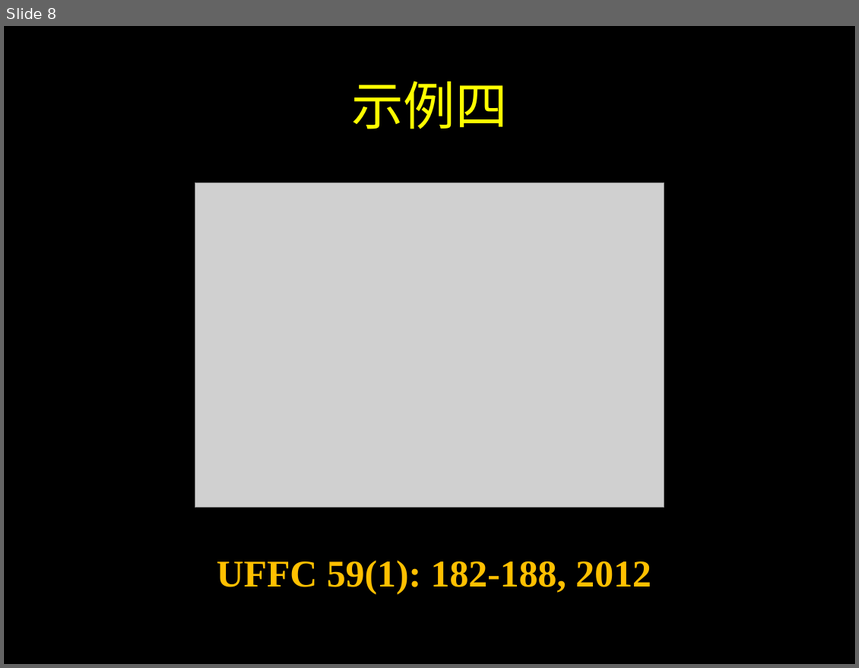
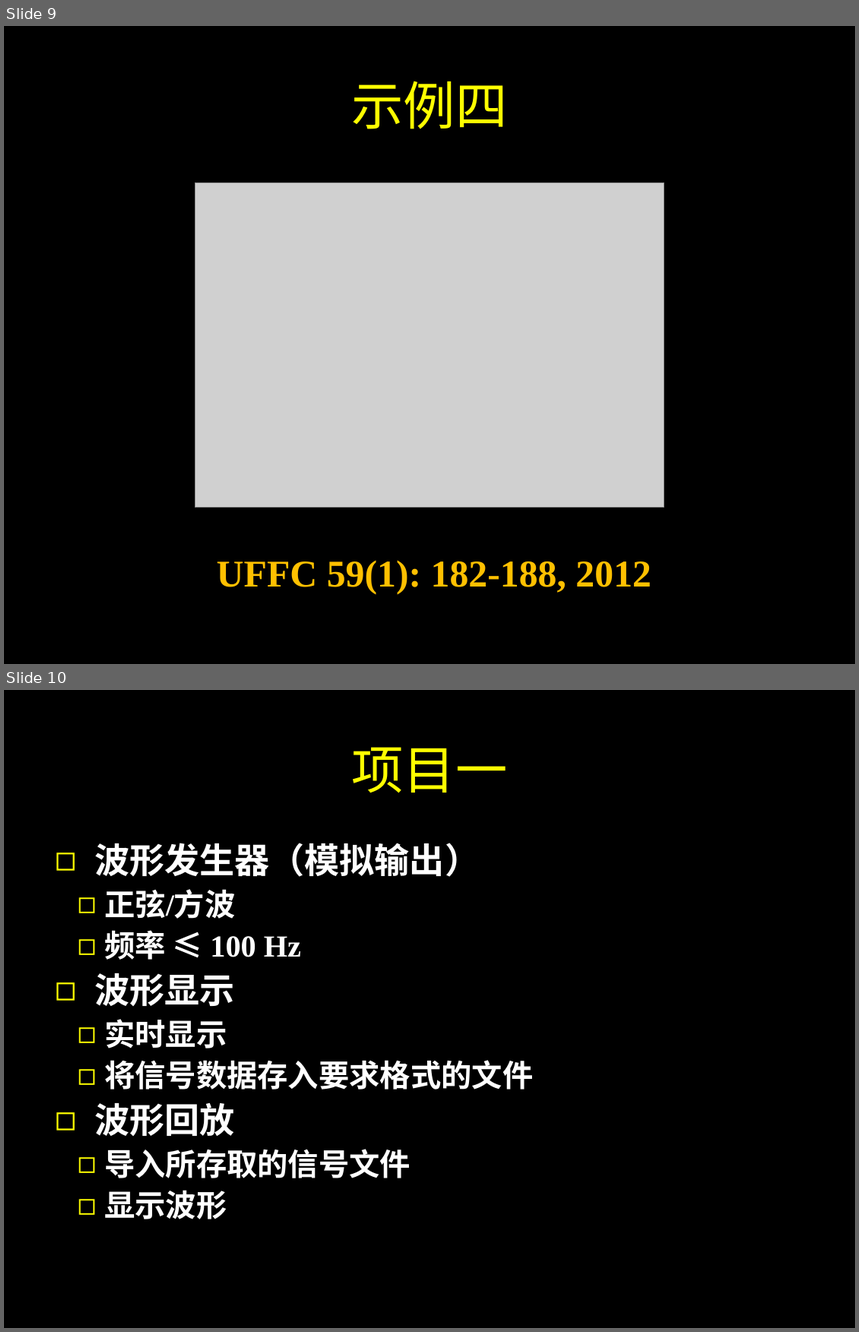
Before and after one commit to SJTUCourse/BI450, a slide deck: Lectures/2017 Fall/Lecture 1/Lecture 1.ppt. Shown one above the other, each under a label of ours: slide 8 before the commit, slides 9 and 10 after it. The pictures are 859x668 and 859x1332 pixels, drawn with LibreOffice and Linux fonts; fonts in the diff are those of the drawing; grey boxes stand for pictures. Boxes give left, top, right and bottom in pixels: in the first picture for what was removed or moved away, otherwise in the second. Text is boxed around its words. In the diff, an @@ line names an element or a change of style, - is before the commit and + after.

Commit message:
更新第一讲和项目一
2017年秋季学期

```diff
--- a/Lectures/2017 Fall/Lecture 1/Lecture 1.ppt
+++ b/Lectures/2017 Fall/Lecture 1/Lecture 1.ppt
@@ slide 10 added at box(4, 690, 855, 1328), background #000000 @@
@@ title added at box(351, 747, 507, 793), 44 pt, text #FFFF00 @@
+项目一
@@ text added at box(94, 843, 533, 1220), 25.9 pt, text #FFFFFF, bold @@
+◻ 波形发生器（模拟输出）
+  ◻ 正弦/方波
+  ◻ 频率 ≤ 100 Hz
+◻ 波形显示
+  ◻ 实时显示
+  ◻ 将信号数据存入要求格式的文件
+◻ 波形回放
+  ◻ 导入所存取的信号文件
+  ◻ 显示波形
@@ what was slide 8 is now slide 9 @@
```
Also in this commit, not shown: 2 slides changed, 2 other slides added, 2 slides removed, 2 other files.
